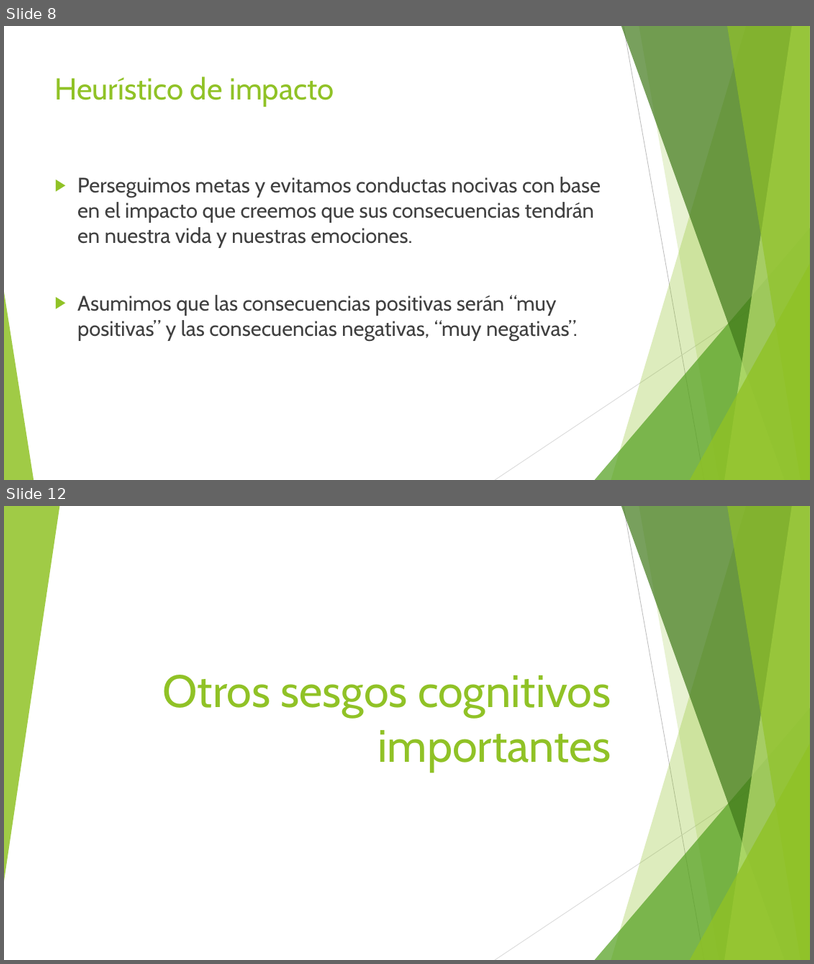
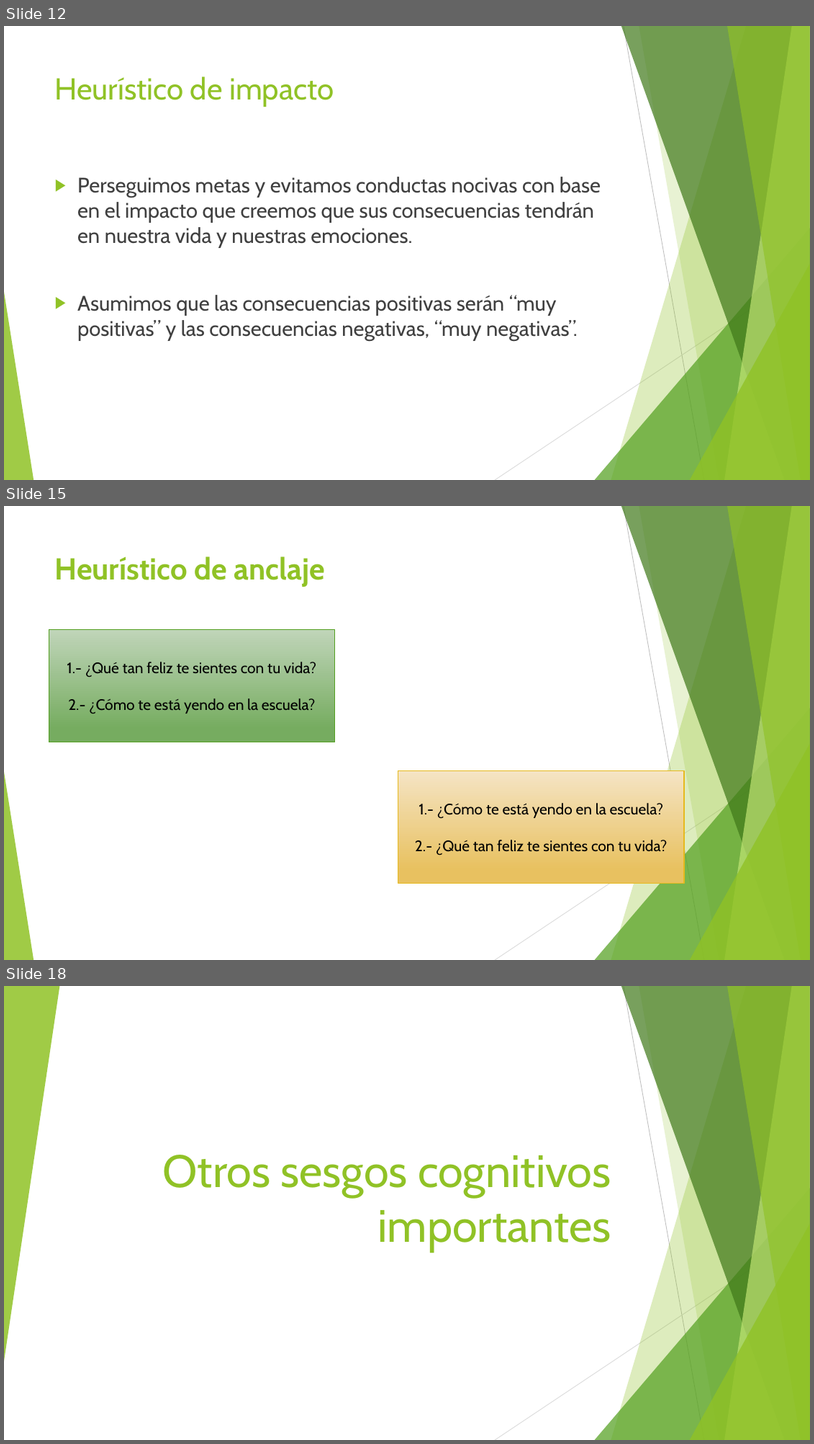
Before and after one commit to Adrifelcha/afchavez-019, a slide deck: JeanPiaget/Presentaciones/Bonus_Heuristios-Sesgos.pptx. Shown one above the other, each under a label of ours: slides 8 and 12 before the commit, slides 12, 15 and 18 after it; the slides between them are not shown. The pictures are 814x964 and 814x1444 pixels, drawn with LibreOffice and Linux fonts; fonts in the diff are those of the drawing. Boxes give left, top, right and bottom in pixels: in the first picture for what was removed or moved away, otherwise in the second. Text is boxed around its words. In the diff, an @@ line names an element or a change of style, - is before the commit and + after.

```diff
--- a/JeanPiaget/Presentaciones/Bonus_Heuristios-Sesgos.pptx
+++ b/JeanPiaget/Presentaciones/Bonus_Heuristios-Sesgos.pptx
@@ slide 15 added at bbox=[4, 506, 810, 960], background #FFFFFF; not listed: 10 template elements that a slide beside it also shows @@
@@ title added at bbox=[55, 556, 325, 587], 36 pt, text #90C226, bold @@
+Heurístico de anclaje
@@ rectangle added at bbox=[49, 629, 335, 743], fill gradient #C0D6B9 to #76AD61, outline #54A021 1 pt, 18 pt, text #000000 @@
+1.- ¿Qué tan feliz te sientes con tu vida?
+2.- ¿Cómo te está yendo en la escuela?
@@ rectangle added at bbox=[399, 771, 684, 883], fill gradient #F5E5C5 to #E9C260, outline #E6B91E 1 pt, 18 pt, text #000000 @@
+1.- ¿Cómo te está yendo en la escuela?
+2.- ¿Qué tan feliz te sientes con tu vida?
@@ what was slide 8 is now slide 12 @@
@@ what was slide 12 is now slide 18 @@
```
Also in this commit, not shown: 6 slides changed, 14 other slides added, 2 slides removed, 6 other files.
